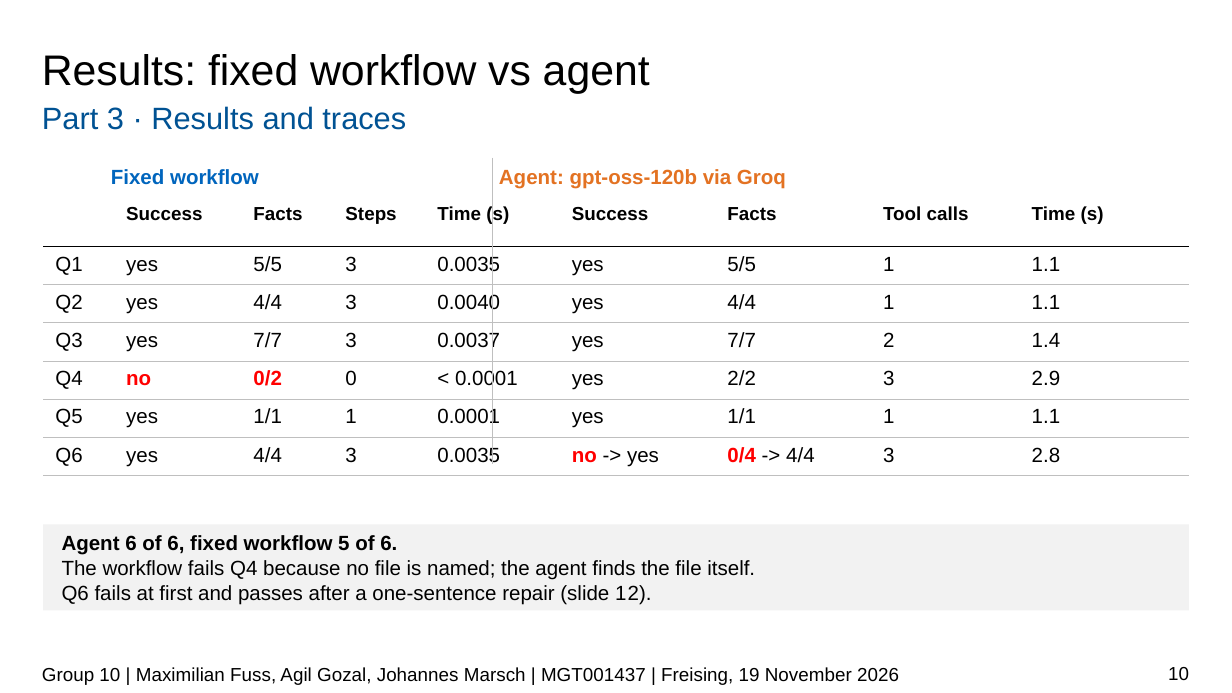
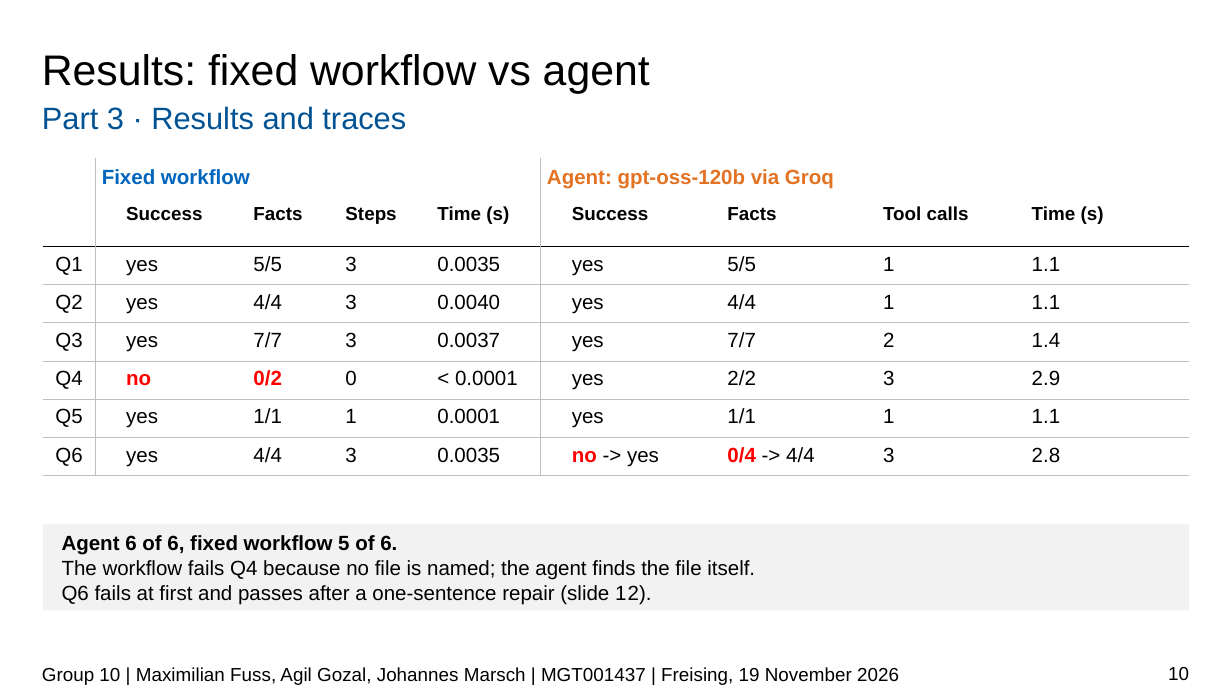
Before and after one commit to JPMarsch/Python_Group_10, a slide deck: slide 10 of presentation/G10_presentation.pptx. Drawn at 1232x693 pixels with LibreOffice and Linux fonts; fonts in the diff are those of the drawing; background and template pictures are left out. Boxes give left, top, right and bottom in pixels: in the first picture for what was removed or moved away, otherwise in the second. Text is boxed around its words. In the diff, an @@ line names an element or a change of style, - is before the commit and + after.

Commit message:
Final-final!

```diff
--- a/presentation/G10_presentation.pptx
+++ b/presentation/G10_presentation.pptx
@@ text "Fixed workflow": place and size @@
-text "Fixed workflow" at [111,169,259,185]
+text "Fixed workflow" at [102,169,250,185]
@@ line added from (96, 158) to (96, 476), #BFBFBF 0.75 pt @@
@@ text "Agent: gpt-oss-120b via Groq": place and size @@
-text "Agent: gpt-oss-120b via Groq" at [499,169,786,189]
+text "Agent: gpt-oss-120b via Groq" at [547,169,834,189]
@@ line moved from (493, 158) - (493, 464) to (541, 158) - (541, 476) @@
```
